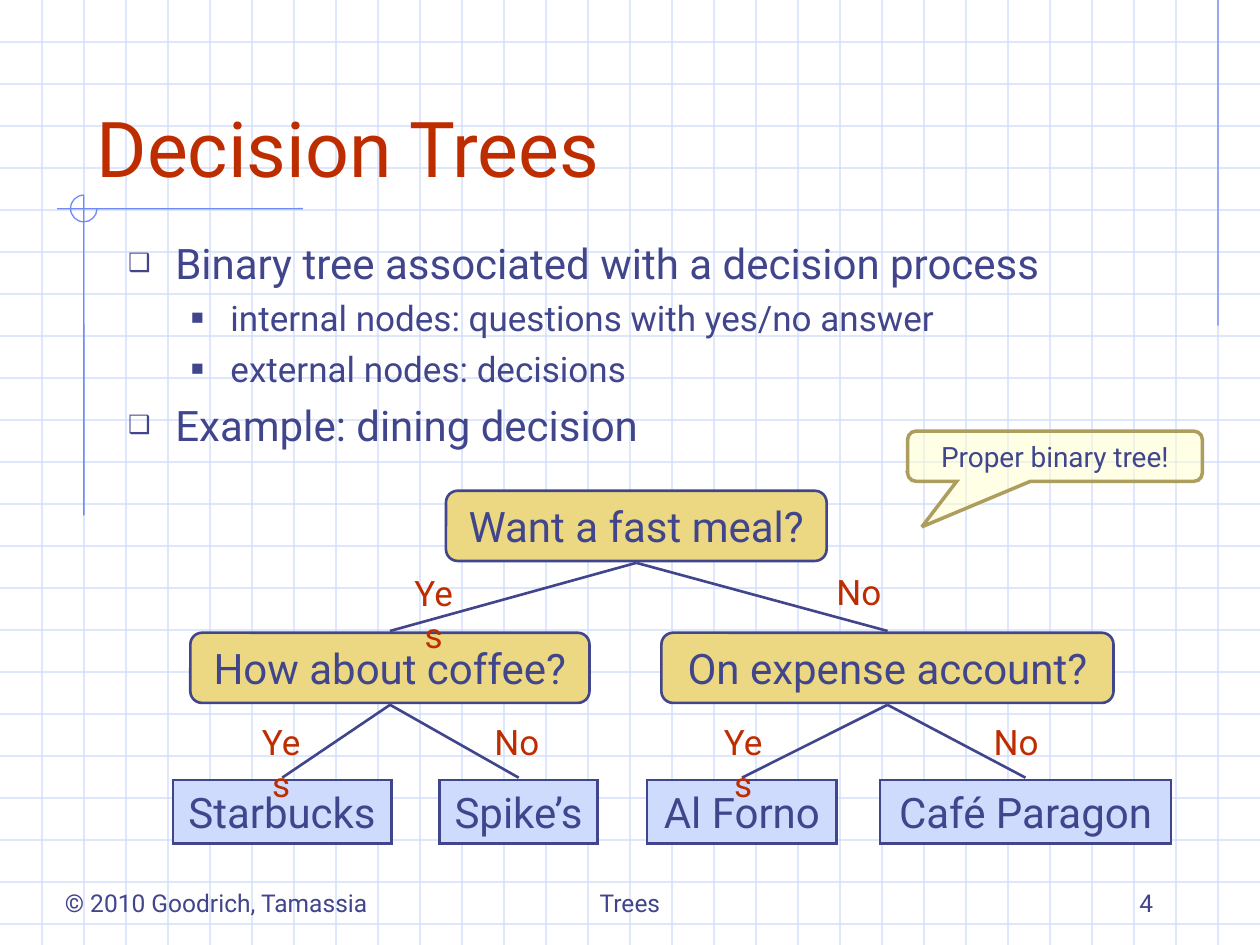
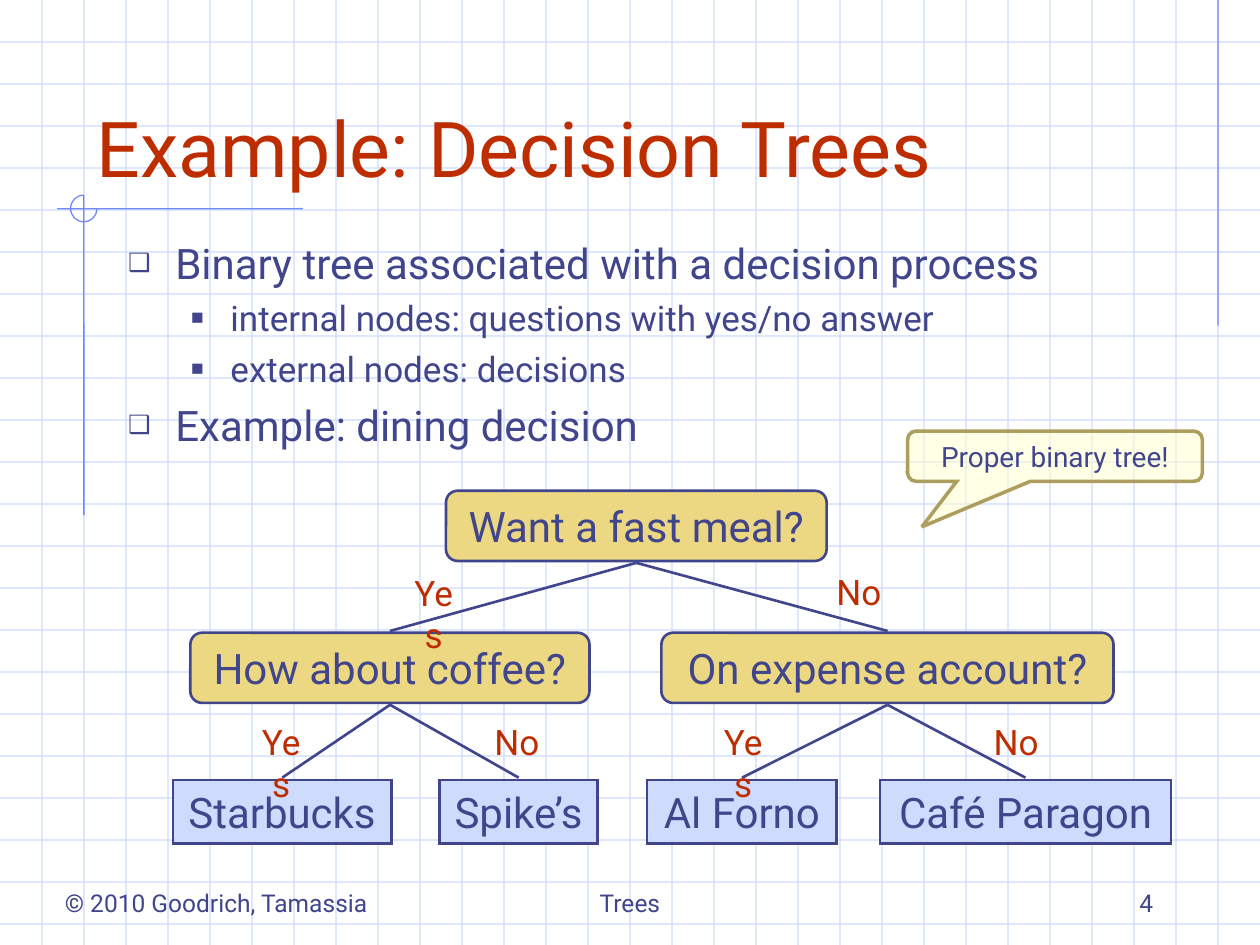
Before and after one commit to ShihKaiHo/DSA, a slide deck: slide 4 of 7.3-binaryTrees.ppt. Drawn at 1260x945 pixels with LibreOffice and Linux fonts; fonts in the diff are those of the drawing; background and template pictures are left out. Boxes give left, top, right and bottom in pixels: in the first picture for what was removed or moved away, otherwise in the second. Text is boxed around its words. In the diff, an @@ line names an element or a change of style, - is before the commit and + after.

```diff
--- a/7.3-binaryTrees.ppt
+++ b/7.3-binaryTrees.ppt
@@ title at bbox=[97, 119, 931, 193]: text changed @@
-Decision Trees
+Example: Decision Trees
```
Also in this commit, not shown: 8 other slides changed, 5 slides added, 15 other files.
